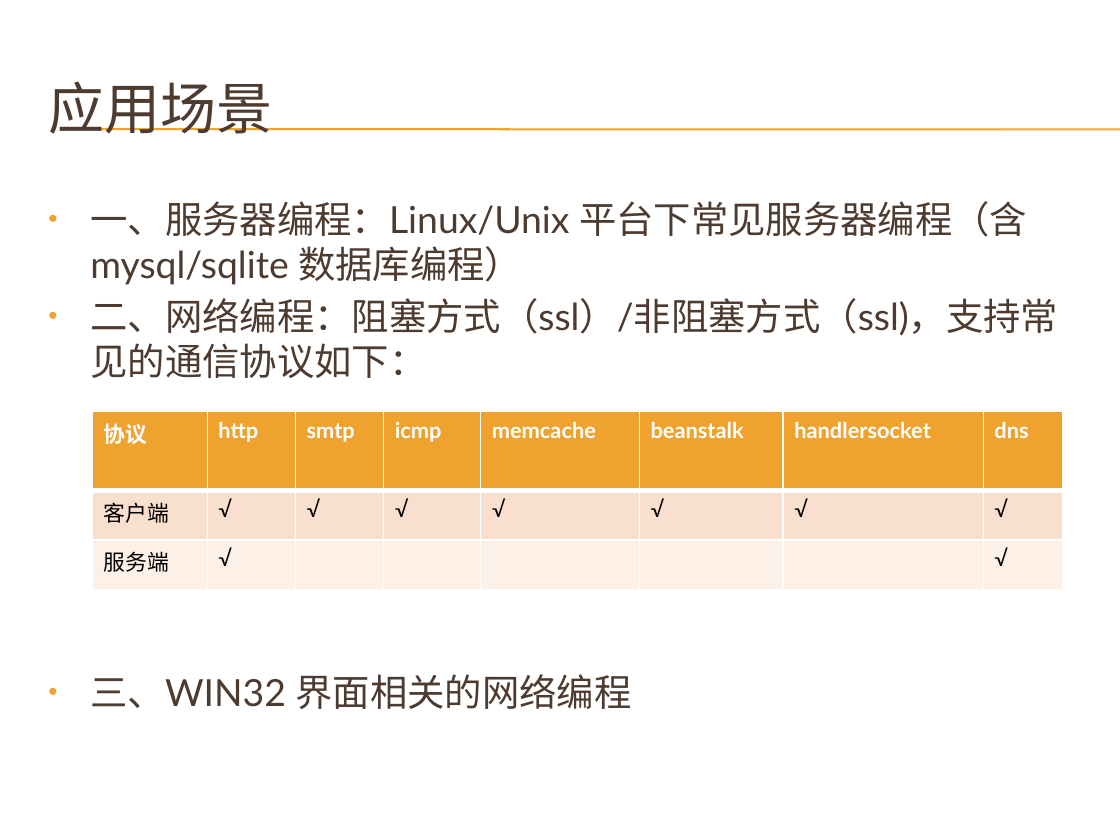
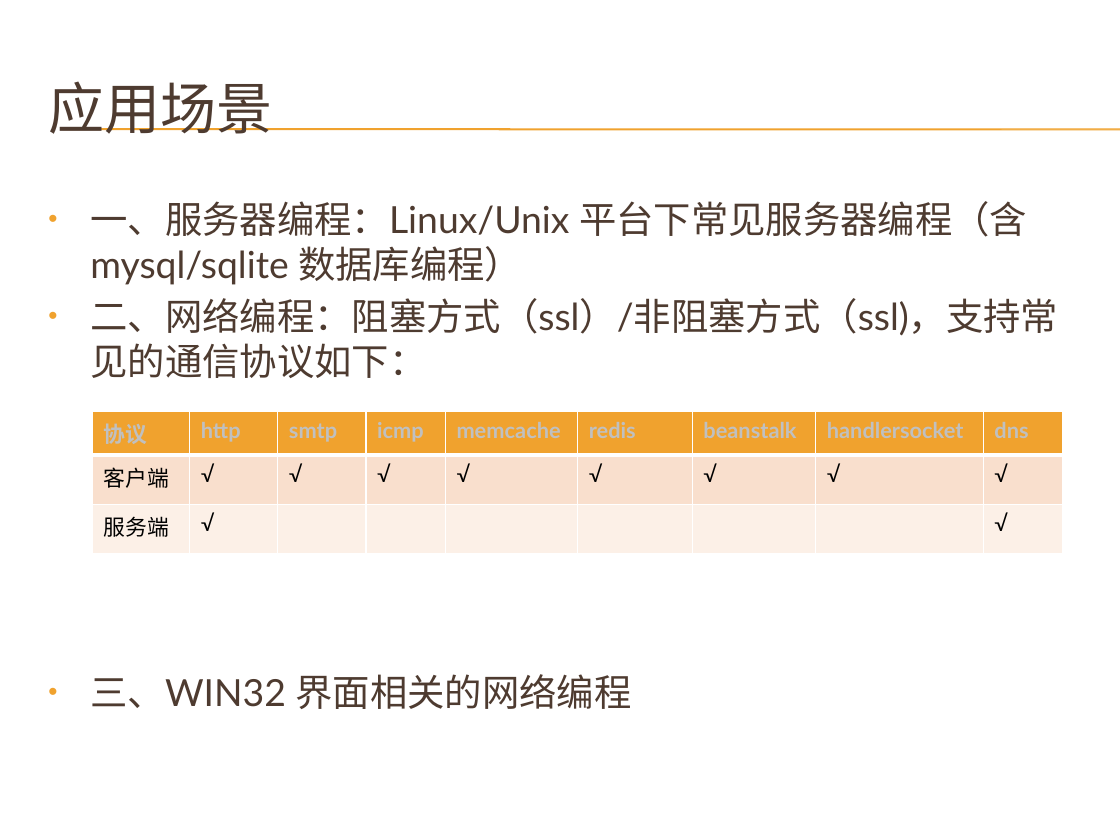
Before and after one commit to cnsuhao/developkit-acl, a slide deck: slide 4 of doc/acl.pptx. Drawn at 1120x840 pixels with LibreOffice and Linux fonts; fonts in the diff are those of the drawing; background and template pictures are left out. Boxes give left, top, right and bottom in pixels: in the first picture for what was removed or moved away, otherwise in the second. Text is boxed around its words. In the diff, an @@ line names an element or a change of style, - is before the commit and + after.

```diff
--- a/doc/acl.pptx
+++ b/doc/acl.pptx
@@ table at bbox=[93, 411, 1064, 554] @@
+column 6: redis | √ | 
```
Also in this commit, not shown: 7 other slides changed, 2 other files.
